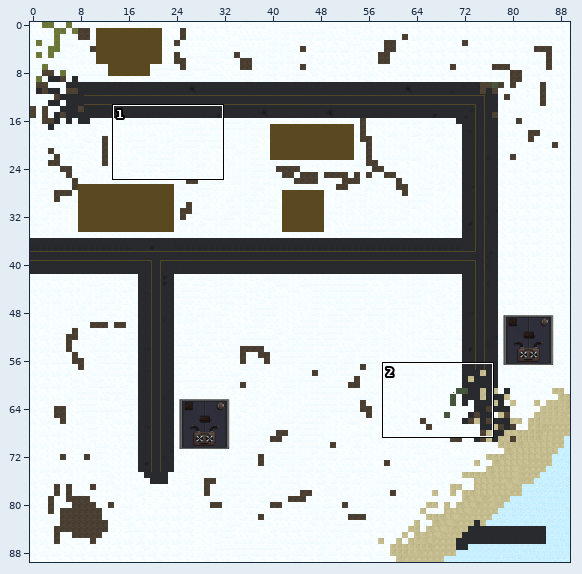
Tiled map -- data/world/winter_island/map.tmx. The picture above shows the old version from afar; the outline marks the close-up.
Close-up. First the earlier version:
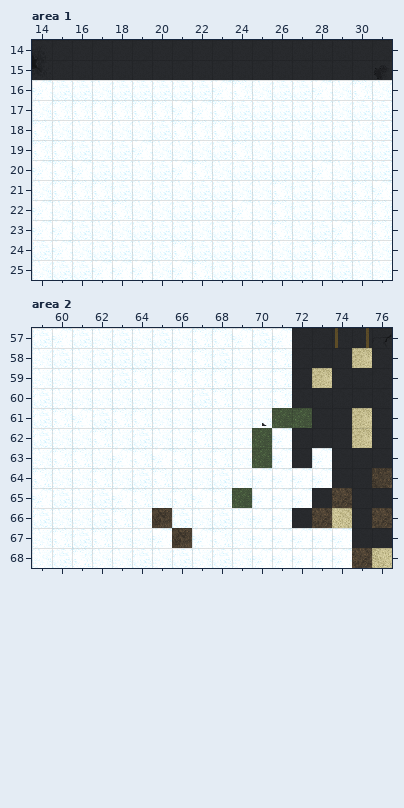
Cells are 32x32 px. Shown: area 1 x 14..31, y 14..25; area 2 x 59..76, y 57..68. The commit also changed other parts of the map, which this record leaves out. Tiles whose own drawing changed are shown in their newer look in all pictures.
After the commit:
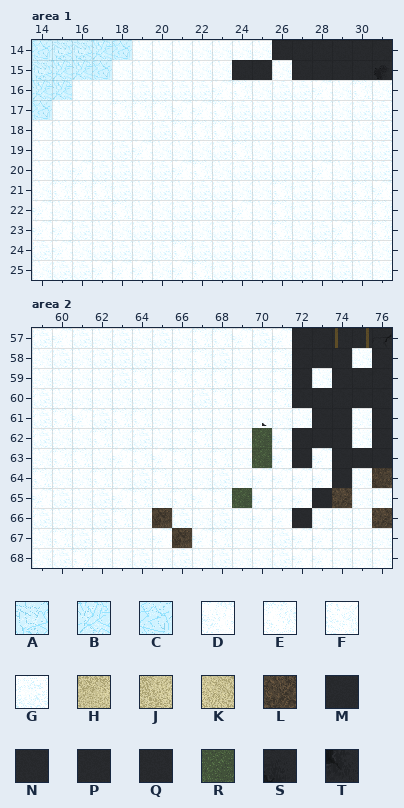
Key: from "Tileset": A 100, B 145, C 146, D 190, E 191, F 235, G 236, H 280, J 325, K 326, L 416, M 460, N 461, P 505, Q 506, R 889, S 1297, T 1342.
_ is an empty cell.
The exact change:
Layer "ground", area 1:
y 14: x 14..25 SMNMNMNMNMNM -> CAABCFFFFFFF
y 15: x 14..23 TPQPQPQPQP -> ABBCFFFFFF; x 26 Q -> F
y 16: x 14..16 DGG -> BBF; x 18 G -> F
y 17: x 14..17 FEEE -> CFFF
y 18: x 14 E -> F
y 19: x 14..16 EEG -> FFF
y 20: x 14..15 DE -> FF
Layer "ground", area 2:
y 58: x 75 H -> F
y 59: x 73 H -> F
y 61: x 71..72 RR -> FF; x 75 H -> F
y 62: x 75 H -> F
y 64: x 75 N -> F
y 65: x 75..76 NN -> FF
y 66: x 73..75 LKN -> FFF
y 67: x 70..71 DD -> FG; x 74..76 DNN -> FFF
y 68: x 70..71 DD -> FG; x 74..76 DLJ -> FFF
Pixel boxes of the changes (left, top, right, bottom) in both close-ups:
changed: (32, 40, 292, 180)
changed: (352, 348, 372, 368)
changed: (312, 368, 332, 388)
changed: (272, 408, 312, 428)
changed: (352, 408, 372, 448)
changed: (312, 468, 392, 568)
changed: (252, 528, 292, 568)
